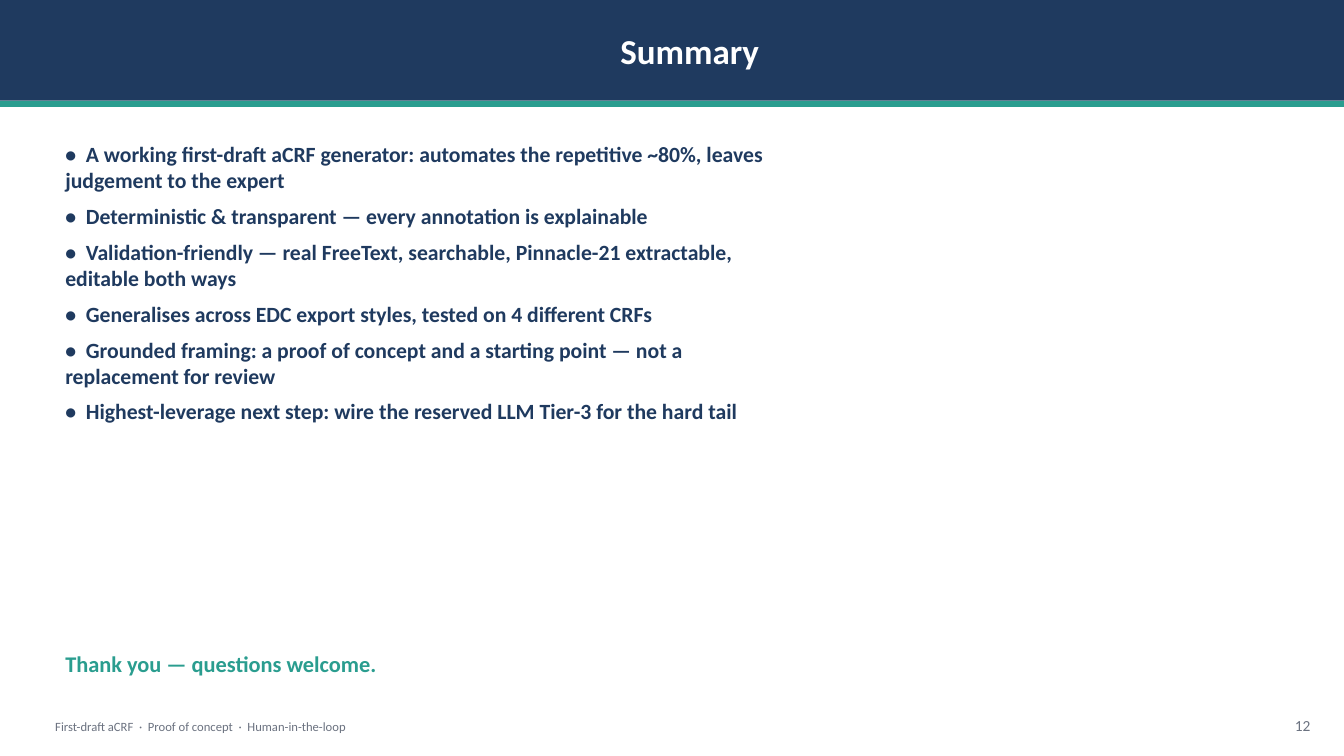
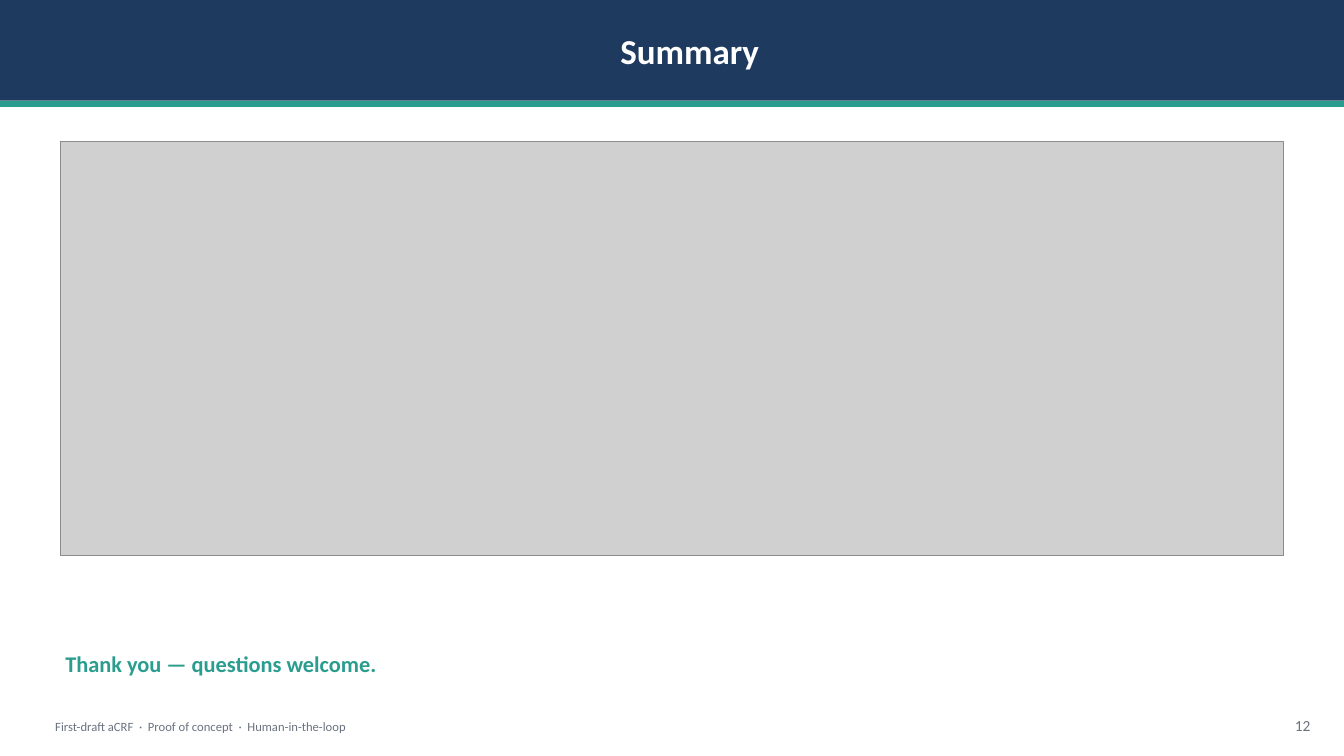
Before and after one commit to clonefutura10/design-repo, a slide deck: slide 12 of DEMO_new.pptx. Drawn at 1344x756 pixels with LibreOffice and Linux fonts; fonts in the diff are those of the drawing; grey boxes stand for pictures. Boxes give left, top, right and bottom in pixels: in the first picture for what was removed or moved away, otherwise in the second. Text is boxed around its words. In the diff, an @@ line names an element or a change of style, - is before the commit and + after.

```diff
--- a/DEMO_new.pptx
+++ b/DEMO_new.pptx
@@ picture added at (60, 141, 1284, 556) @@
@@ text removed at (65, 146, 762, 423) @@
-• A working first-draft aCRF generator: automates the repetitive ~80%, leaves judgement to the expert
-• Deterministic & transparent — every annotation is explainable
-• Validation-friendly — real FreeText, searchable, Pinnacle-21 extractable, editable both ways
-• Generalises across EDC export styles, tested on 4 different CRFs
-• Grounded framing: a proof of concept and a starting point — not a replacement for review
-• Highest-leverage next step: wire the reserved LLM Tier-3 for the hard tail
```
Also in this commit, not shown: 9 other slides changed.
